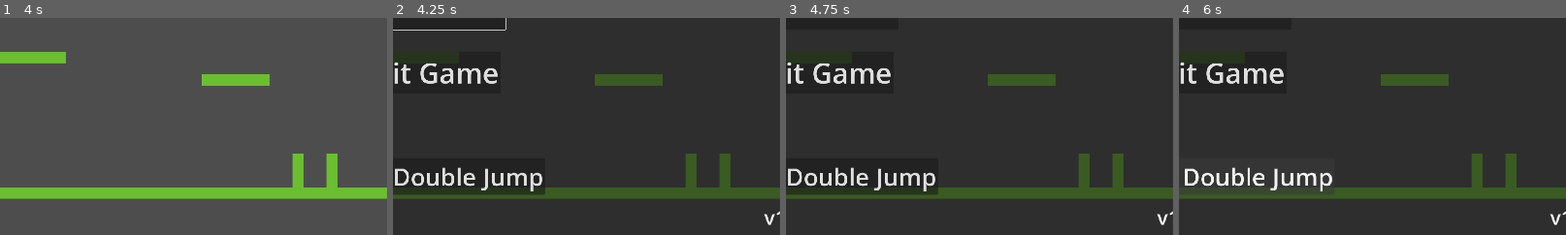
Above: before the commit, frames 1-4 (left to right).
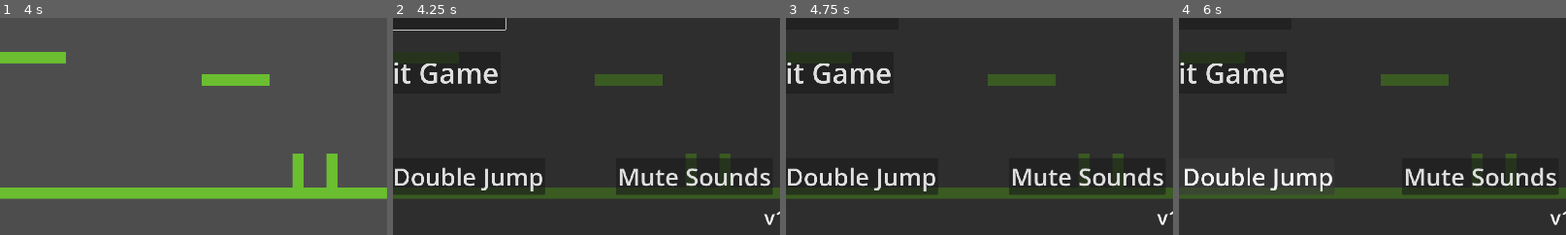
Above: after the commit, the same moments.

Repository: BilgiPasa/2d-platformer-movement-2
Game: Godot game, scene res://Scenes/main_scene.tscn
The game is run twice, just before and just after one commit, with the same random seed, the same clock (stepped at 60 frames per second) and the same inputs.
Inputs:
- Up to frame 1 (4 s): tap Enter at 0.5 s; hold D (move_right) 0.53-2.03 s; tap Space (jump) at 0.6, 0.77, 1.07, 1.35, 1.52, 1.82, 2.1, 2.85, 3.02, 3.32, 3.6, 3.77 s; hold A (move_left) 2.03-2.78 s; hold D (move_right) from 2.78 s (still down)
- Up to frame 2 (4.25 s): keep holding D (move_right); tap Space (jump) at 4.07 s; tap Escape (ui_cancel) at 4.15 s
- Up to frame 3 (4.75 s): release D (move_right) at 4.25 s; click "Show Speed" at 4.25 s
- Up to frame 4 (6 s): click "Hide Speed" at 5 s; click "Enable Double Jump" at 5.75 s
The pictures show only the part of the screen within x 46-96%, y 50-100%; the shares and areas given below are measured in that part.

Frame 1 is identical in both runs. In frame 2, 3.1% of the frame differs, in the area x 57-98%, y 64-82%; in frame 3, 3.1%; in frame 4, 3.1%.

Commit message:
Add jump sounds, Add 'mute sounds' option, Update some code

Diff:
--- a/Scenes/pause_menu.tscn
+++ b/Scenes/pause_menu.tscn
@@ -2,7 +2,7 @@
 
 [ext_resource type="Script" uid="uid://dkqtxxhg30nid" path="res://Scripts/pause_menu.gd" id="1_emv3i"]
 
-[node name="PauseMenu" type="Control" unique_id=1267843331 node_paths=PackedStringArray("resume_button", "show_speed_button", "enable_d_jump_btn", "version_label")]
+[node name="PauseMenu" type="Control" unique_id=1267843331 node_paths=PackedStringArray("resume_button", "show_speed_button", "enable_d_jump_btn", "mute_sounds_btn", "version_label")]
 layout_mode = 3
 anchors_preset = 15
 anchor_right = 1.0
@@ -13,6 +13,7 @@
 resume_button = NodePath("Panel/ResumeButton")
 show_speed_button = NodePath("Panel/ShowSpeedButton")
 enable_d_jump_btn = NodePath("Panel/EnableDJumpBtn")
+mute_sounds_btn = NodePath("Panel/MuteSoundsBtn")
 version_label = NodePath("Panel/VersionLabel")
 
 [node name="Panel" type="Panel" parent="." unique_id=1598775993]
@@ -125,6 +126,22 @@
 theme_override_font_sizes/font_size = 60
 text = "Enable Double Jump"
 
+[node name="MuteSoundsBtn" type="Button" parent="Panel" unique_id=1324146529]
+layout_mode = 1
+anchors_preset = 3
+anchor_left = 1.0
+anchor_top = 1.0
+anchor_right = 1.0
+anchor_bottom = 1.0
+offset_left = -488.0
+offset_top = -191.0
+offset_right = -100.0
+offset_bottom = -100.0
+grow_horizontal = 0
+grow_vertical = 0
+theme_override_font_sizes/font_size = 60
+text = "Mute Sounds"
+
 [node name="VersionLabel" type="Label" parent="Panel" unique_id=819276671]
 layout_mode = 1
 anchors_preset = 3
@@ -146,3 +163,4 @@
 [connection signal="pressed" from="Panel/QuitGameButton" to="." method="_on_quit_game_button_pressed"]
 [connection signal="pressed" from="Panel/ShowSpeedButton" to="." method="_on_show_speed_button_pressed"]
 [connection signal="pressed" from="Panel/EnableDJumpBtn" to="." method="_on_enable_d_jump_btn_pressed"]
+[connection signal="pressed" from="Panel/MuteSoundsBtn" to="." method="_on_mute_sounds_btn_pressed"]
--- a/Scenes/player.tscn
+++ b/Scenes/player.tscn
@@ -2,6 +2,8 @@
 
 [ext_resource type="Script" uid="uid://bulwh5h7s1quy" path="res://Scripts/player.gd" id="1_cvnsp"]
 [ext_resource type="Texture2D" uid="uid://dracr7g3qxgbp" path="res://Materials/Player.png" id="1_v0iea"]
+[ext_resource type="AudioStream" uid="uid://dch44wgcxbrff" path="res://Materials/Jump11.wav" id="3_vgqql"]
+[ext_resource type="AudioStream" uid="uid://dxswwfk517ody" path="res://Materials/Jump12.wav" id="4_fkybt"]
 
 [sub_resource type="RectangleShape2D" id="RectangleShape2D_6t5aa"]
 size = Vector2(2, 98)
@@ -27,5 +29,13 @@
 [node name="PlayerCollShape" type="CollisionShape2D" parent="." unique_id=1506225434]
 shape = SubResource("RectangleShape2D_cvnsp")
 
+[node name="NormalJumpSound" type="AudioStreamPlayer2D" parent="." unique_id=1074437432]
+stream = ExtResource("3_vgqql")
+volume_db = -10.0
+
+[node name="DoubleJumpSound" type="AudioStreamPlayer2D" parent="." unique_id=1650346067]
+stream = ExtResource("4_fkybt")
+volume_db = -10.0
+
 [connection signal="body_entered" from="PlayerSprite/BumpArea" to="." method="_on_bump_area_body_entered"]
 [connection signal="body_exited" from="PlayerSprite/BumpArea" to="." method="_on_bump_area_body_exited"]
--- a/Scripts/globals.gd
+++ b/Scripts/globals.gd
@@ -1,3 +1,4 @@
 extends Node
 
 var can_double_jump: bool = false
+var sounds_muted: bool = false
--- a/Scripts/pause_menu.gd
+++ b/Scripts/pause_menu.gd
@@ -7,9 +7,9 @@
 @export var resume_button: Button
 @export var show_speed_button: Button
 @export var enable_d_jump_btn: Button
+@export var mute_sounds_btn: Button
 @export var version_label: Label
 var show_speed_button_is_on: bool = false
-var enable_d_jump_btn_is_on: bool = false
 
 func _ready() -> void:
 	version_label.text = "v" + str(ProjectSettings.get_setting("application/config/version"))
@@ -28,21 +28,29 @@
 	get_tree().quit()
 
 func _on_show_speed_button_pressed() -> void:
-	if show_speed_button_is_on:
+	if show_speed_button_is_on: # Hide
 		show_speed_button_is_on = false
 		hide_speed_lbl.emit()
 		show_speed_button.text = "Show Speed"
-	else:
+	else: # Show
 		show_speed_button_is_on = true
 		show_speed_lbl.emit()
 		show_speed_button.text = "Hide Speed"
 
 func _on_enable_d_jump_btn_pressed() -> void:
-	if enable_d_jump_btn_is_on:
-		enable_d_jump_btn_is_on = false
+	if Globals.can_double_jump: # Disable
 		Globals.can_double_jump = false
 		enable_d_jump_btn.text = "Enable Double Jump"
-	else:
-		enable_d_jump_btn_is_on = true
+	else: # Enable
 		Globals.can_double_jump = true
 		enable_d_jump_btn.text = "Disable Double Jump"
+
+func _on_mute_sounds_btn_pressed() -> void:
+	if Globals.sounds_muted: # Unmute
+		Globals.sounds_muted = false
+		AudioServer.set_bus_mute(AudioServer.get_bus_index("Master"), false)
+		mute_sounds_btn.text = "Mute Sounds"
+	else: # Mute
+		Globals.sounds_muted = true
+		AudioServer.set_bus_mute(AudioServer.get_bus_index("Master"), true)
+		mute_sounds_btn.text = "Unmute Sounds"
--- a/Scripts/player.gd
+++ b/Scripts/player.gd
@@ -15,6 +15,8 @@
 var bumped_body: Node2D = null
 
 # Jump
+@onready var normal_jump_sound: AudioStreamPlayer2D = $NormalJumpSound
+@onready var double_jump_sound: AudioStreamPlayer2D = $DoubleJumpSound
 const JUMP_POWER: int = 750
 const NORMAL_GRAVITY: int = 2500
 const FAST_FALL_GRAVITY: int = 3000
@@ -105,11 +107,11 @@
 
 	# * Handle jump
 	if jump_buffer_counter > 0 && coyote_time_counter > 0: # Normal jump
-		# TODO: Play the normal jump sound here
+		normal_jump_sound.play()
 		jump()
 	elif Globals.can_double_jump && !double_jumped && jump_buffer_counter > 0 && !(coyote_time_counter > 0): # Double jump
-		# TODO: Play the double jump sound here
 		double_jumped = true
+		double_jump_sound.play()
 		jump()
 
 	# * Variable jump height
Not shown, added: Materials/Jump11.wav.import
Not shown, added: Materials/Jump12.wav.import
Not shown, added: Materials/Jump11.wav
Not shown, added: Materials/Jump12.wav
